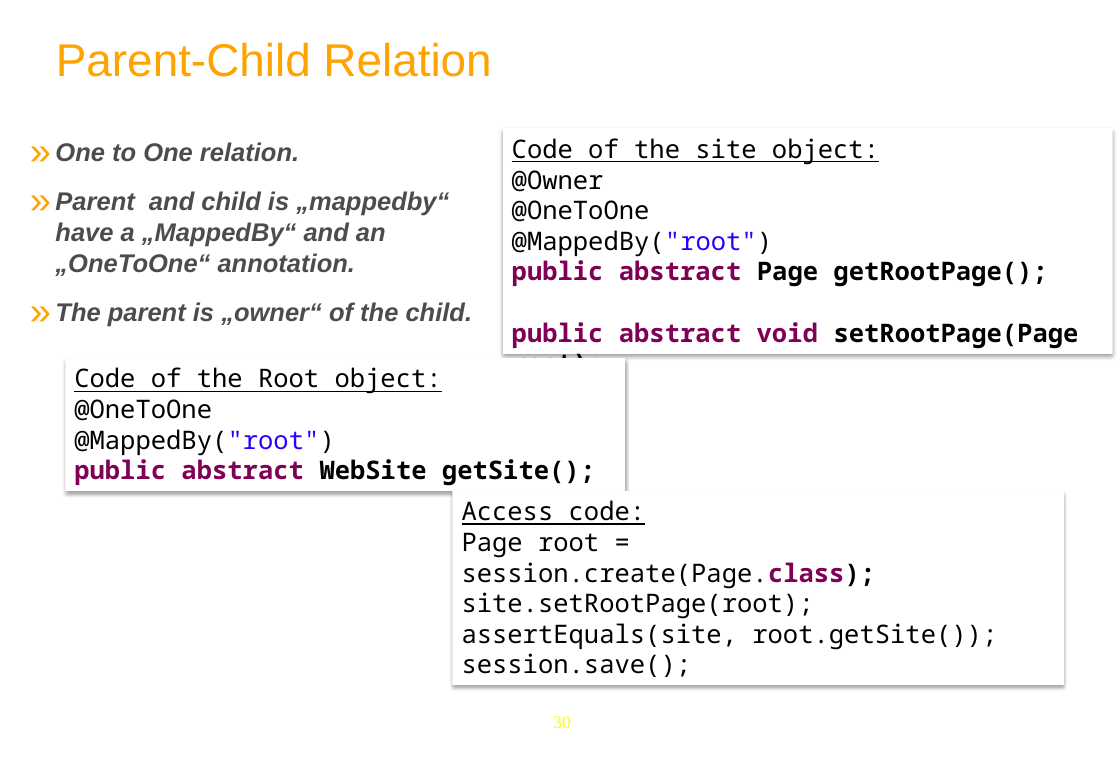
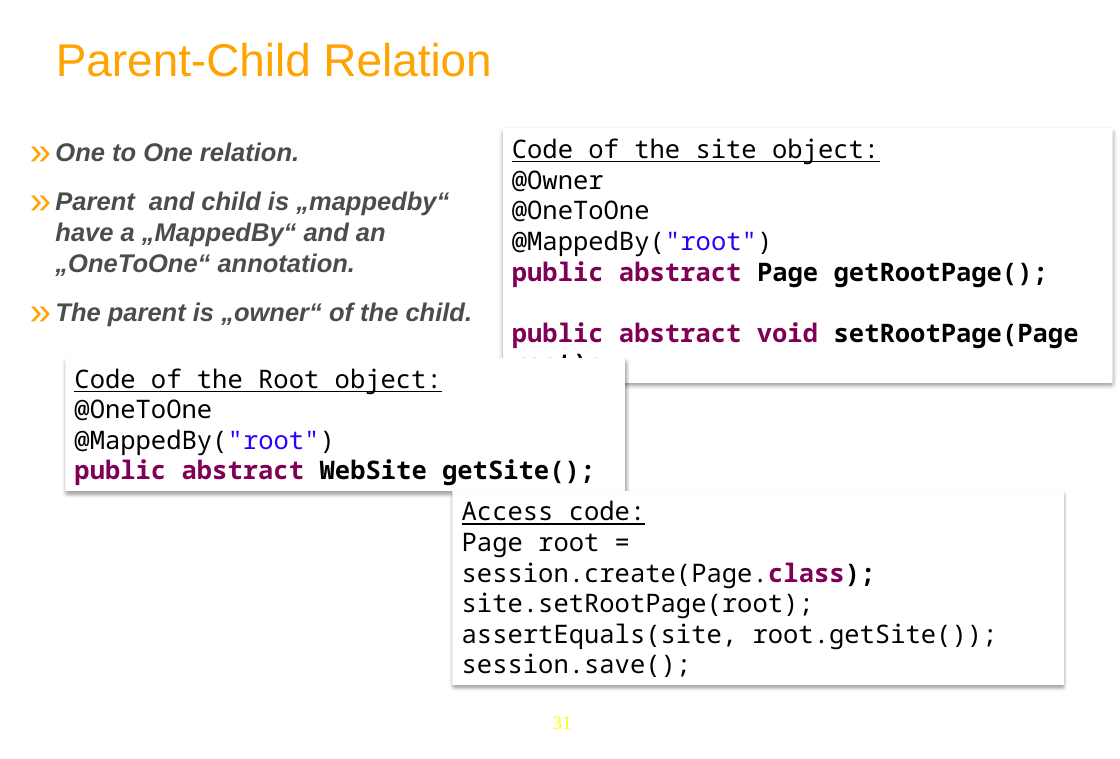
Before and after one commit to anhvurz90/training, a slide deck: slide 31 of plf3_5/eXoDeveloper/700-chrommatic/700-Chromattic-en.pptx (slide 30 before the commit). Drawn at 1120x759 pixels with LibreOffice and Linux fonts; fonts in the diff are those of the drawing; background and template pictures are left out. Boxes give left, top, right and bottom in pixels: in the first picture for what was removed or moved away, otherwise in the second. Text is boxed around its words. In the diff, an @@ line names an element or a change of style, - is before the commit and + after.

```diff
--- a/plf3_5/eXoDeveloper/700-chrommatic/700-Chromattic-en.pptx
+++ b/plf3_5/eXoDeveloper/700-chrommatic/700-Chromattic-en.pptx
@@ rectangle "Code of the site object:": place and size @@
-rectangle "Code of the site object:" at [503,129,1114,354]
+rectangle "Code of the site object:" at [503,129,1114,383]
@@ page number at [553,716,572,730]: text changed; size 14 to 15 pt @@
-30
+31
```
Also in this commit, not shown: 9 other slides changed, 1 slide added, 1 other file.
